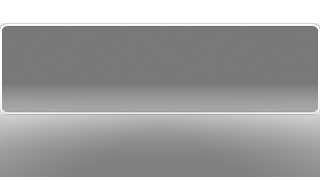
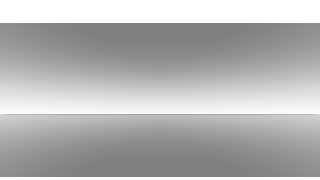
The second 320 × 180 image is a revision of the first. Changes to its layers:
added layer "Layer 2" above "Layer 1" over (x1=0, y1=23, x2=320, y2=115)
hid "Layer 1" over (x1=0, y1=23, x2=320, y2=114)
